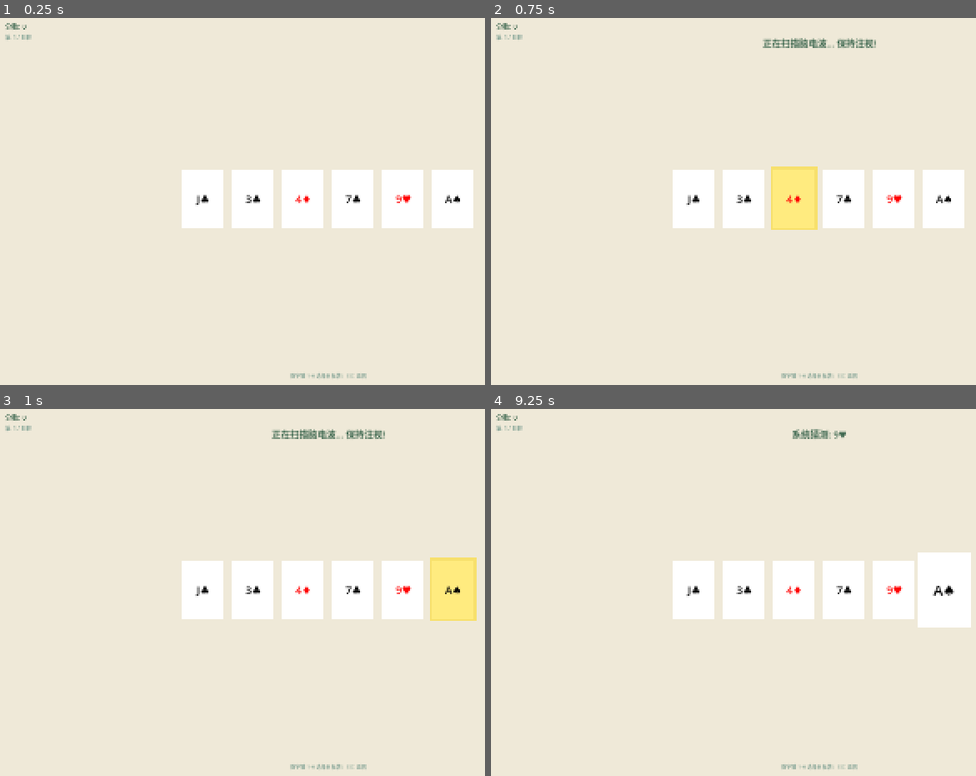
Above: before the commit, frames 1-4 (two rows, left to right).
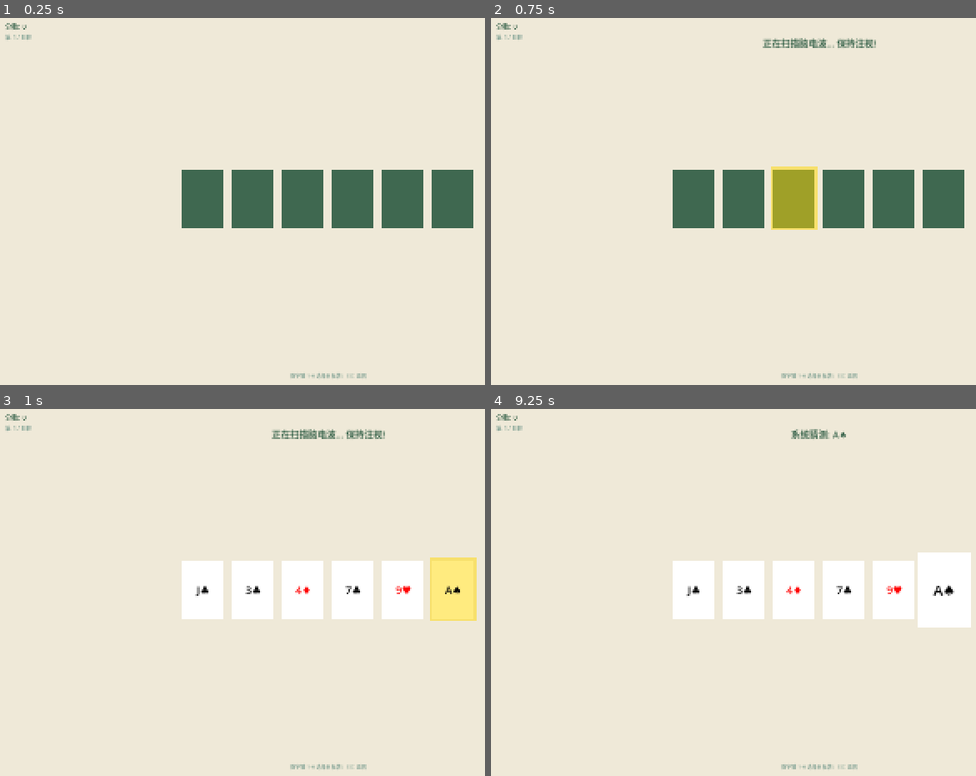
Above: after the commit, the same moments.

Repository: sssd903-tju/MetaBCI_Game
Game: Godot game, scene res://scenes/p300/CardGame.tscn
Same seed, same stepped clock (60 frames per second), same inputs: the game is played once before the commit and once after it. This scene is started directly instead of the project's main scene.
Inputs:
- Up to frame 1 (0.25 s): no input
- Up to frame 2 (0.75 s): tap Enter (ui_accept) at 0.5 s; hold Right from 0.53 s (still down); tap 1 at 0.6 s
- Up to frame 3 (1 s): keep holding Right; tap Enter (ui_accept) at 0.77 s
- Up to frame 4 (9.25 s): release Right at 1.28 s; hold Down (ui_down) 1.28-2.03 s; tap 2 at 1.35, 7.35 s; tap Enter (ui_accept) at 1.52, 3.02, 3.77, 4.52, 6.02, 6.77, 7.52, 9.02 s; hold Right 2.03-2.78 s; tap 3 at 2.1, 8.1 s; hold Up (ui_up) 2.78-3.53 s; tap Y at 2.85, 8.85 s; hold N 3.53-4.28 s; hold Left 3.53-5.03 s; tap Space at 4.35 s; hold Down (ui_down) 5.03-5.78 s; tap 4 at 5.1 s; hold Right 5.78-6.53 s; tap 5 at 5.85 s; hold Up (ui_up) 6.53-7.28 s; tap 1 at 6.6 s; hold Right 7.28-8.03 s; hold Down (ui_down) 8.03-8.78 s; hold Left from 8.78 s (still down)

The runs differ from the first frame. In frame 1, 8.2% of the frame differs, in the area x 37-98%, y 41-58%; in frame 2, 8.2%; in frame 3, nothing differs; in frame 4, 0.2%.

Commit message:
fix: 牌文字取实际symbol + 洗牌背面动画(0.8s翻面→换牌→翻正)

Diff:
--- a/scripts/paradigms/p300/entities/card_grid.gd
+++ b/scripts/paradigms/p300/entities/card_grid.gd
@@ -125,6 +125,20 @@
 		c.scale = Vector2.ONE
 
 
+func start_shuffle() -> void:
+	# 1. 翻到背面
+	for c in cards:
+		c.flip(false)
+	# 2. 延迟后换新牌翻到正面
+	get_tree().create_timer(0.8).timeout.connect(_do_new_deal)
+
+
+func _do_new_deal() -> void:
+	new_deal()
+	for c in cards:
+		c.flip(true)
+
+
 func new_deal() -> void:
 	# 随机抽取6张新牌
 	var pool := ["A♠", "K♥", "Q♦", "J♣", "10♠", "9♥", "8♦", "7♣", "6♠", "5♥", "4♦", "3♣"]
--- a/scripts/paradigms/p300/mind_card_paradigm.gd
+++ b/scripts/paradigms/p300/mind_card_paradigm.gd
@@ -78,7 +78,7 @@
 		return
 	_target_idx = -1
 	_grid.reset_cards()
-	_grid.new_deal()
+	_grid.start_shuffle()
 	_hud.update_state("记住一张牌, 按 空格 开始")
 	_hud.update_round(_mode.current_round + 1)
 	_hud.hide_result()
@@ -96,7 +96,7 @@
 
 func _on_reveal(idx: int) -> void:
 	_grid.enlarge_card(idx)
-	var sym: String = CardGrid.SYMBOLS[idx]
+	var sym: String = _grid.cards[idx].symbol
 	_hud.update_state("系统猜测: %s" % sym)
 
 
